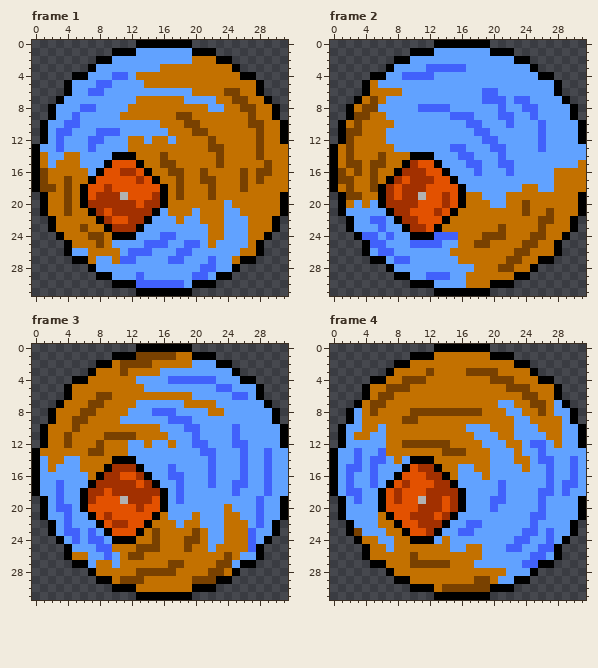
Two states of a pixel-art file, Assets/TFG/Sprites/impulse_flying.aseprite. The picture above is the old version.
32x32 pixels, 4 frames. Shown: frame 1, frame 2, frame 3, frame 4.
Once edited:
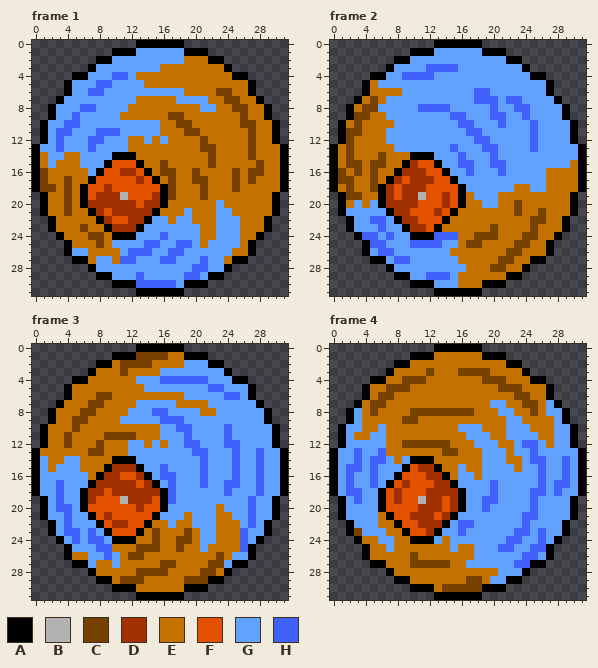
Palette (. is transparent): A #000000  B #b2b2b2  C #794100  D #a23000  E #c37100  F #e35100  G #61a2ff  H #4161fb
Edits made:
Changed rows in their new state; - is an unchanged pixel.
Frame 1, layer "baqureta":
first column x 16:
 0 ---.------------
 1 ---A--.---------
 2 ---E--A-.-------
 3 --------A.------
 4 ---------A-.----
 5 -----------A.---
 6 ---E---C-E-A.---
 7 --G---E-C-E-A.--
 8 -----G-E-C-E-A.-
 9 -C-E------CE-A.-
10 --C-E-----C-E-A.
11 E--C-E-----CE-A.
12 GE---CE----CE-A.
13 -----C-E---CE--A
14 E-----CE---CE--A
15 -E----CE----CE-A
16 C-E-CE---CEC-E-A
17 -CE-C-E--CECE--A
18 -CE--CE--CE----A
19 -CE--CE-------A.
20 -------GE-----A.
21 E--GE--G-E----A.
22 -EG-E--G--E--A.-
23 -----E-G--E--A.-
24 -G---E-G--E-A.--
25 G-H-GEG---EA.---
26 -H-G-----E-A.---
27 H-G--HG-EA-.----
28 ----H-G-A.------
29 ---H-GA-.-------
30 --GA--.---------
31 ---.------------
Frame 2, layer "baqureta":
first column x 16:
 0 ---.------------
 1 ---A--.---------
 2 ------A-.-------
 3 G-------A.------
 4 ---------A-.----
 5 -----------A.---
 6 --H-G------A.---
 7 --H--GH-G---A.--
 8 ----HG-H-G---A.-
 9 -G--H-G-HG---A.-
10 H-G--HG--HG---A.
11 -H-G-----HG---A.
12 --H-G----HG---A.
13 G--H-G---HG----A
14 -G--HG---------A
15 H-G-H-G-------EA
16 -HG--HG----E---A
17 -----------E---A
18 -------E-G-E---A
19 --G--E--------A.
20 ---G-E-CE-----A.
21 -------CE-CE--A.
22 ---------C-E-A.-
23 ----CE---CE--A.-
24 --C--E--C-E-A.--
25 -C-E---C-E-A.---
26 ------C-E--A.---
27 -----C-E-A-.----
28 -E--C-E-A.------
29 E-----A-.-------
30 E--A--.---------
31 ---.------------
Frame 3, layer "baqureta":
first column x 16:
 0 ---.------------
 1 -E-A--.---------
 2 ---G--A-.-------
 3 --------A.------
 4 H-----G--A-.----
 5 ------H-G--A.---
 6 ---G----H-GA.---
 7 --E---G-----A.--
 8 -G---E-G-----A.-
 9 H--G---------A.-
10 --H-G---HG----A.
11 G--HG---HG----A.
12 EG-H-G--H-G---A.
13 ----H-G--HG-HG-A
14 -----HG--HG-HG-A
15 HG---HG--HG-HG-A
16 H-G--HG--HG-HG-A
17 -HG--HG-H-G-HG-A
18 -HG-----HG--HG-A
19 -HG--------HG-A.
20 -------EG--HG-A.
21 G--EG--E-G-HG-A.
22 -GE-G--E--GHGA.-
23 ---CEG-E--HG-A.-
24 --C-EG-E--HGA.--
25 --CE-GE---HA.---
26 -------CEG-A.---
27 C-E---C-GA-.----
28 -E---C-EA.------
29 ---C--A-.-------
30 ---A--.---------
31 ---.------------
Frame 4, layer "baqureta":
first column x 16:
 0 ---.------------
 1 ---A--.---------
 2 ------A-.-------
 3 C---E---A.------
 4 ---C--E--A-.----
 5 -----C--E--A.---
 6 -------C-E-A.---
 7 ----G-E-C-EGA.--
 8 --E--G-E-CEG-A.-
 9 ------G-E---GA.-
10 G--E--G--E--G-A.
11 -G--E-G---E-G-A.
12 --G--E-GH-GEG-A.
13 E--G--EG-HG----A
14 ---G--E-GH-G-HGA
15 -E-G---EG-HG-HGA
16 --EG------HG-HGA
17 ----HG----HGH-GA
18 ----HG---H-GHG-A
19 ---H-G---HG---A.
20 ---HG----HG---A.
21 --------H-G---A.
22 H-G-----HG---A.-
23 -G-----H-GHG-A.-
24 ------H-G-HGA.--
25 E-G--H-G-H-A.---
26 --G-----H-GA.---
27 -G-----H-A-.----
28 -----G--A.------
29 -C-EG-A-.-------
30 ---A--.---------
31 ---.------------
Pixel boxes of the changes (left, top, right, bottom) in both pictures:
changed: (160, 40, 288, 296)
changed: (458, 40, 586, 296)
changed: (160, 344, 288, 600)
changed: (458, 344, 586, 600)
